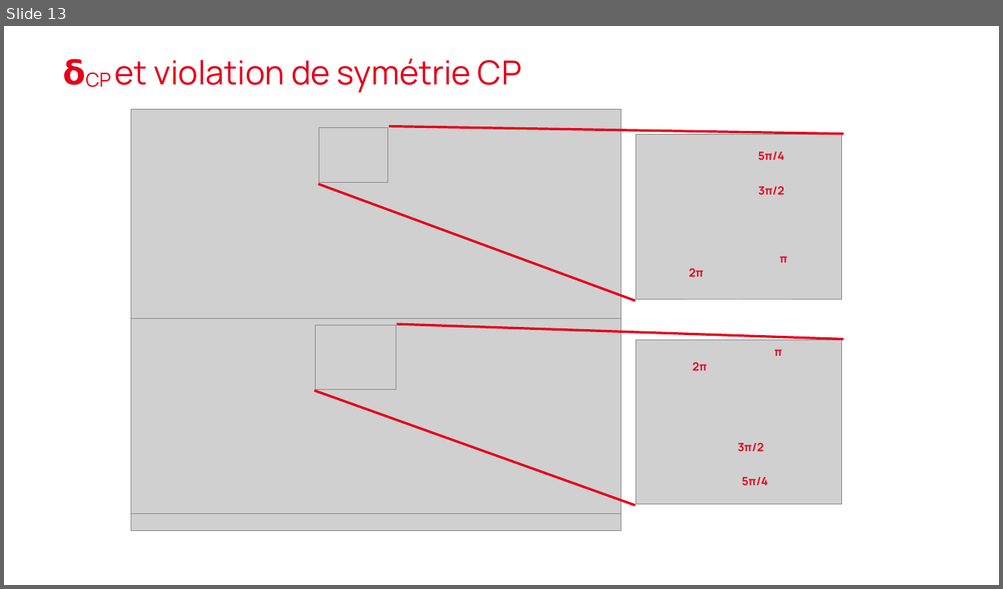
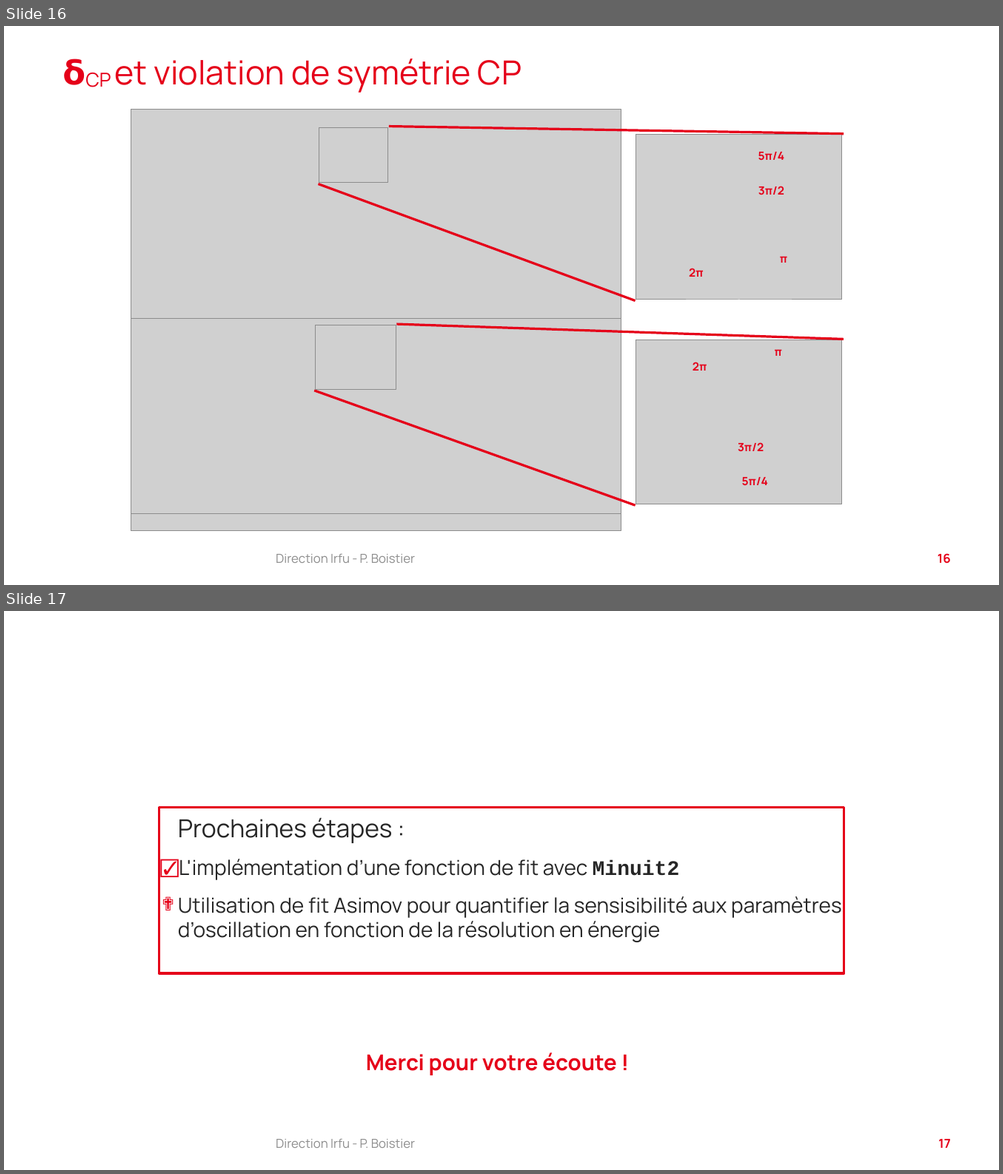
Before and after one commit to pboistier/energy-effects-T2K, a slide deck: doc_ext/20240619_boistier_irfu.odp. Shown one above the other, each under a label of ours: slide 13 before the commit, slides 16 and 17 after it. The pictures are 1003x589 and 1003x1174 pixels, drawn with LibreOffice and Linux fonts; fonts in the diff are those of the drawing; grey boxes stand for pictures; background and template pictures are left out. Boxes give left, top, right and bottom in pixels: in the first picture for what was removed or moved away, otherwise in the second. Text is boxed around its words. In the diff, an @@ line names an element or a change of style, - is before the commit and + after.

```diff
--- a/doc_ext/20240619_boistier_irfu.odp
+++ b/doc_ext/20240619_boistier_irfu.odp
@@ slide 17 added at bbox=[4, 611, 999, 1170], background #FFFFFF @@
@@ text added at bbox=[159, 808, 843, 974], fill #FFFFFF, outline #E50019 2.3 pt, 20 pt, text #262626 @@
+Prochaines étapes :
+☑ L'implémentation d’une fonction de fit avec Minuit2
+✟ Utilisation de fit Asimov pour quantifier la sensisibilité aux paramètres d’oscillation en fonction de la résolution en énergie
@@ text added at bbox=[366, 1053, 616, 1076], 21 pt, text #E50019, bold @@
+Merci pour votre écoute !
@@ text added at bbox=[276, 1139, 415, 1148], 12 pt, text #8D8D8D @@
+Direction Irfu - P. Boistier
@@ page number added at bbox=[938, 1139, 950, 1148], 12 pt, text #E50019, bold @@
+17
@@ what was slide 13 is now slide 16 @@
@@ slide 16 changed as well @@
@@ text added at bbox=[276, 554, 415, 563], 12 pt, text #8D8D8D @@
+Direction Irfu - P. Boistier
@@ page number added at bbox=[937, 554, 950, 564], 12 pt, text #E50019, bold @@
+16
```
Also in this commit, not shown: 12 other slides changed, 3 other slides added, 1 slide removed, 3 other files.
